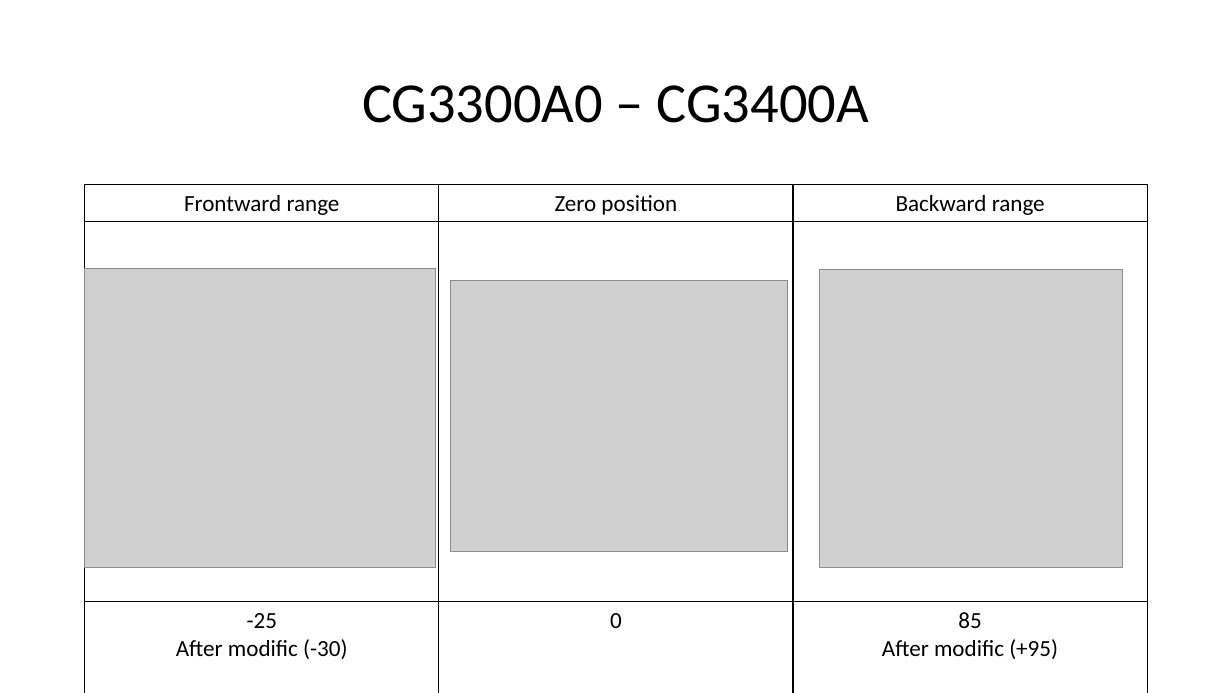
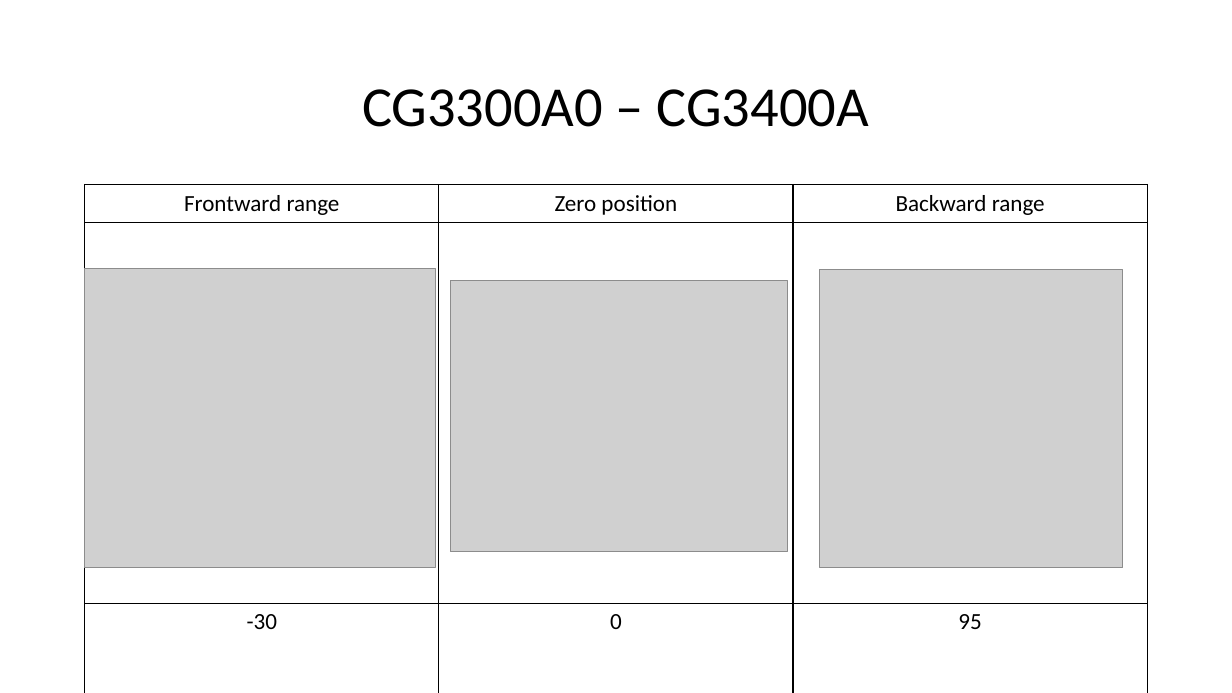
Before and after one commit to ADVRHumanoids/iit-cogimon-ros-pkg, a slide deck: slide 7 of cogimon_urdf/docs/COGIMON_degree_of_freedom.pptx. Drawn at 1232x693 pixels with LibreOffice and Linux fonts; fonts in the diff are those of the drawing; grey boxes stand for pictures. Boxes give left, top, right and bottom in pixels: in the first picture for what was removed or moved away, otherwise in the second. Text is boxed around its words. In the diff, an @@ line names an element or a change of style, - is before the commit and + after.

```diff
--- a/cogimon_urdf/docs/COGIMON_degree_of_freedom.pptx
+++ b/cogimon_urdf/docs/COGIMON_degree_of_freedom.pptx
@@ text "CG3300A0 – CG3400A" at [362, 89, 869, 127]: line spacing 0.9 to 1 @@
@@ table at [85, 185, 1147, 693] @@
-row 3, column 1: -25 / After modific (-30)
+row 3, column 1: -30
-row 3, column 3: 85 / After modific (+95)
+row 3, column 3: 95
@@ borders changed @@
```
Also in this commit, not shown: 9 other slides changed, 2 other files.
